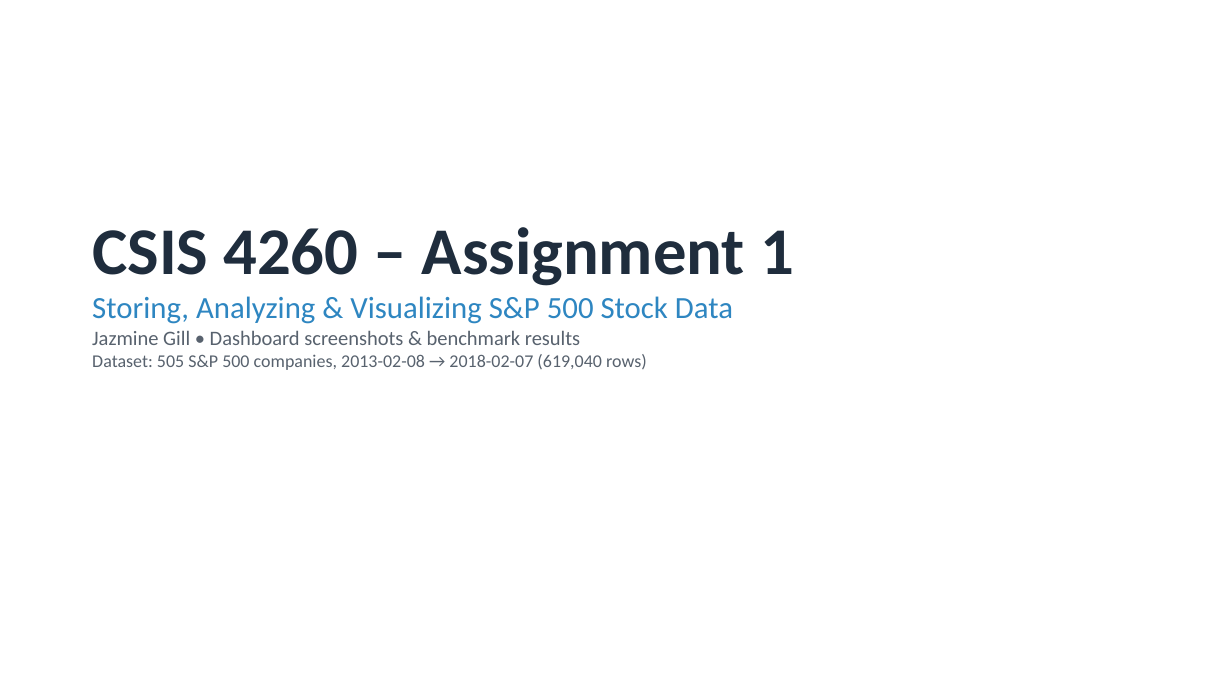
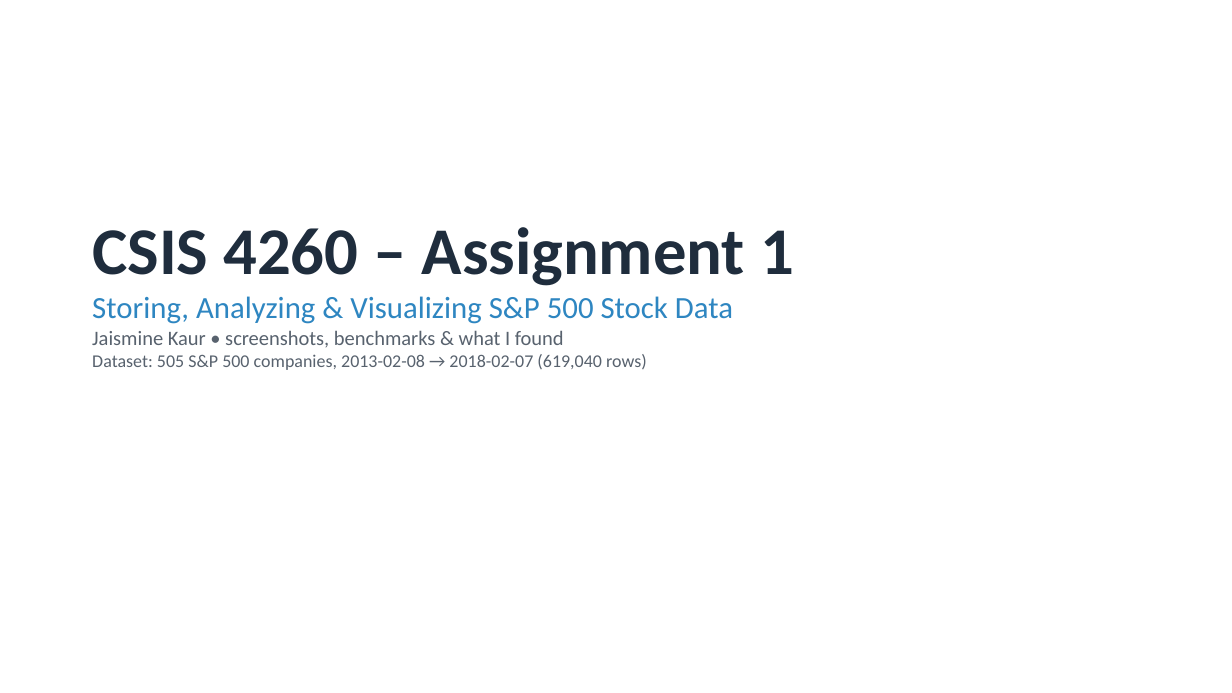
Before and after one commit to jaismine19/NextClose, a slide deck: slide 1 of docs/CSIS4260_Assignment1_Dashboard_Screenshots.pptx. Drawn at 1232x693 pixels with LibreOffice and Linux fonts; fonts in the diff are those of the drawing. Boxes give left, top, right and bottom in pixels: in the first picture for what was removed or moved away, otherwise in the second. Text is boxed around its words. In the diff, an @@ line names an element or a change of style, - is before the commit and + after.

Commit message:
Polish README, slide deck and dashboard wording; credit Jaismine Kaur

```diff
--- a/docs/CSIS4260_Assignment1_Dashboard_Screenshots.pptx
+++ b/docs/CSIS4260_Assignment1_Dashboard_Screenshots.pptx
@@ text at box(92, 330, 564, 347): text changed @@
-Jazmine Gill • Dashboard screenshots & benchmark results
+Jaismine Kaur • screenshots, benchmarks & what I found
```
Also in this commit, not shown: 11 other slides changed, 7 other files.
